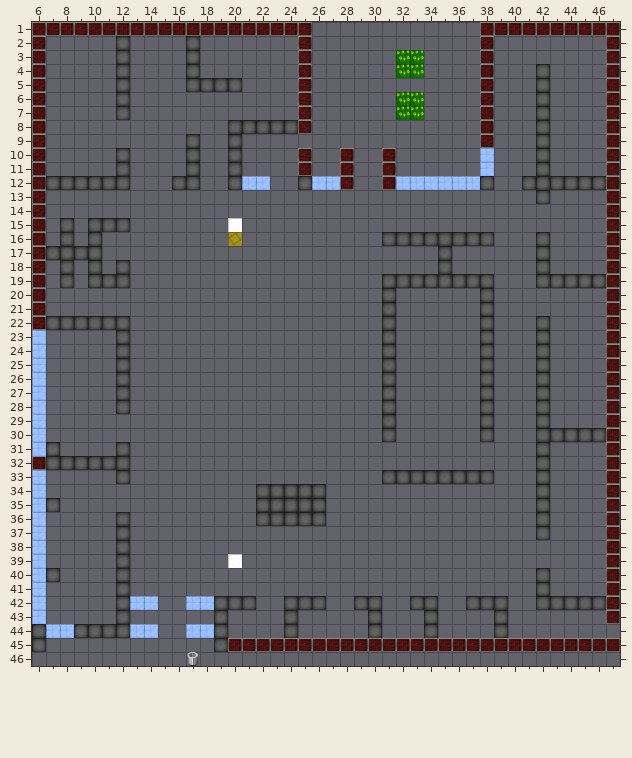
A Tiled map (JSON) gets an edit: Vorlage_fuer_Greifswald/maps/Greifswaldgroundlevel.json. Above is the file before it was changed.
Cells are 32x32 px. Shown: x 6..47, y 1..46.
And afterwards:
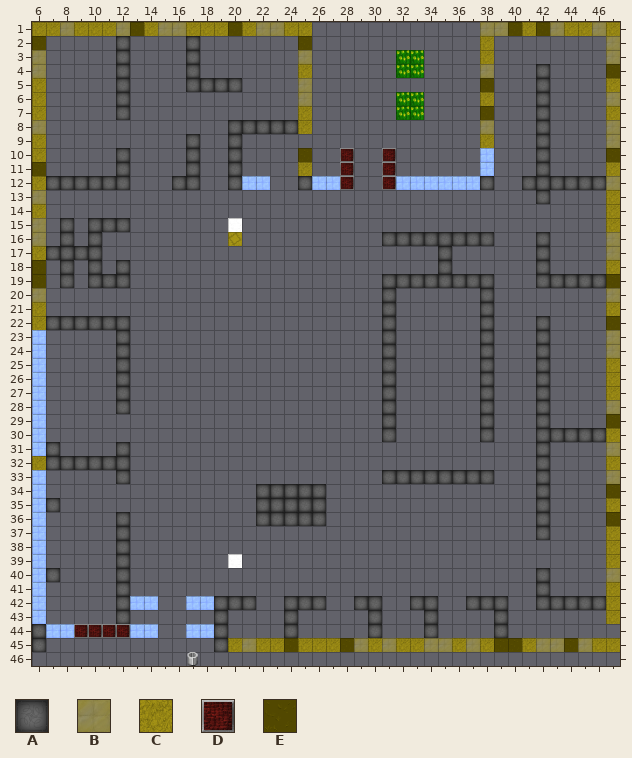
Key: from "floor": A 15, B 24, C 25, D 34, E 48.
_ is an empty cell.
Tiles replaced or removed in this view: A, D.
Change:
Changed rows in their new state; . is an unchanged cell.
Layer "Waende":
first column x 6:
 1 CCBCCCBECBBCCCECBBCC............BBECEBCCBC
 2 E..................E............C........B
 3 B..................B............C........B
 4 B..................C............B........E
 5 C..................B............E........C
 6 C..................B............C........B
 7 C..................C............E........C
 8 B..................C............B........B
 9 C...............................C........B
10 C..................E.....................E
11 E..................C.....................C
12 C........................................B
13 B........................................C
14 C........................................C
15 B........................................C
16 B........................................B
17 C........................................B
18 E........................................C
19 E........................................E
20 B........................................B
21 C........................................C
22 C........................................E
23 .........................................B
24 .........................................B
25 .........................................C
26 .........................................C
27 .........................................C
28 .........................................B
29 .........................................E
30 .........................................C
31 .........................................B
32 C........................................C
33 .........................................B
34 .........................................E
35 .........................................C
36 .........................................E
37 .........................................C
38 .........................................C
39 .........................................C
40 .........................................B
41 .........................................C
42 .........................................C
43 .........................................C
44 ...DDDD...................................
45 ..............CBCCECCCEBCBCCBBCBCEECBBEBCC
Changed places in both pictures, as pixel boxes (x1, y1, x2, y2):
changed: (32, 22, 312, 330)
changed: (480, 22, 620, 624)
changed: (32, 456, 46, 470)
changed: (74, 624, 130, 638)
changed: (228, 638, 620, 652)
